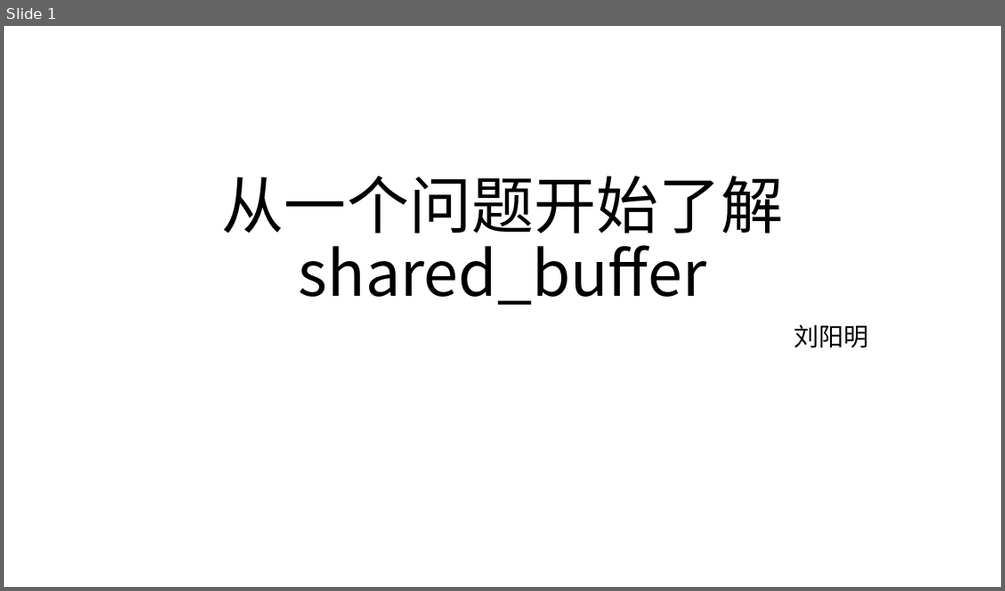
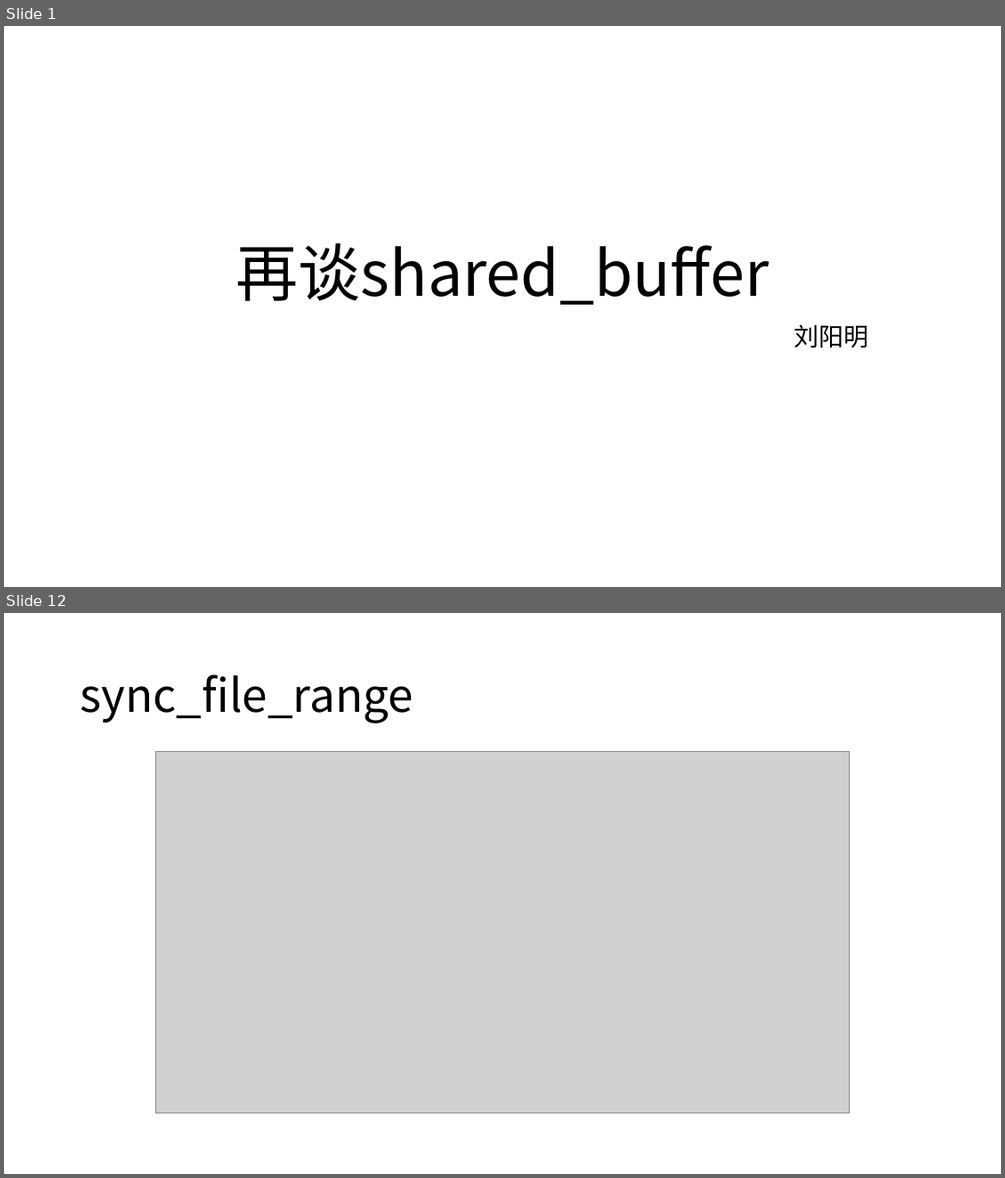
Before and after one commit to yummyliu/papers, a slide deck: pg-buffer.pptx. Shown one above the other, each under a label of ours: slide 1 before the commit, slides 1 and 12 after it; the slides between them are not shown. The pictures are 1005x591 and 1005x1178 pixels, drawn with LibreOffice and Linux fonts; fonts in the diff are those of the drawing; grey boxes stand for pictures. Boxes give left, top, right and bottom in pixels: in the first picture for what was removed or moved away, otherwise in the second. Text is boxed around its words. In the diff, an @@ line names an element or a change of style, - is before the commit and + after.

```diff
--- a/pg-buffer.pptx
+++ b/pg-buffer.pptx
@@ slide 12 added at <box>4,613,1001,1174</box>, background #FFFFFF @@
@@ title added at <box>80,674,413,723</box>, 44 pt, text #000000 @@
+sync_file_range
@@ picture added at <box>156,751,849,1113</box> @@
@@ slide 1 changed as well @@
@@ title at <box>236,243,769,305</box>: text changed @@
-从一个问题开始了解shared_buffer
+再谈shared_buffer
```
Also in this commit, not shown: 1 other slide changed, 13 other slides added, 5 other files.
